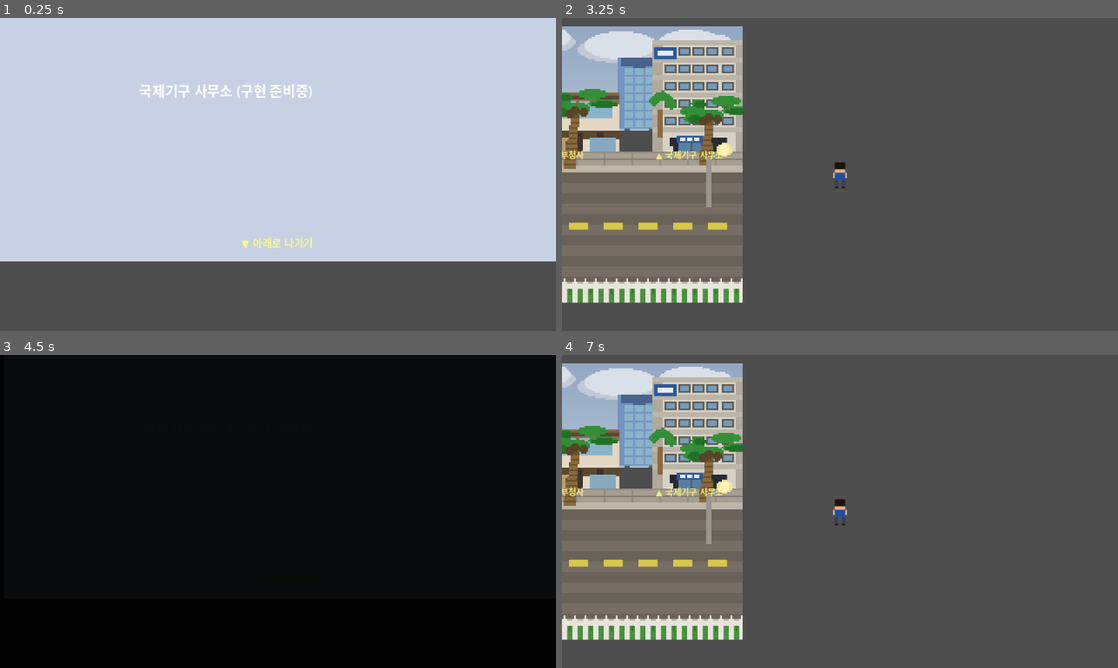
Above: before the commit, frames 1-4 (two rows, left to right).
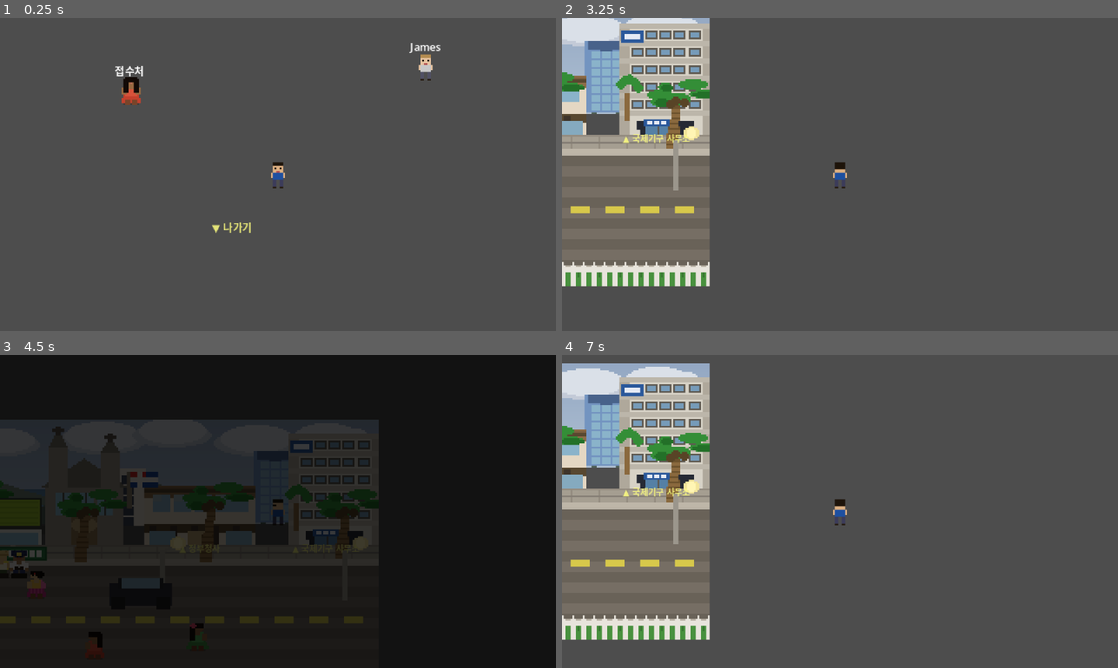
Above: after the commit, the same moments.

Repository: amnotyoung/idc-game
Game: Godot game, scene res://scenes/world/intl_org_office.tscn
Two runs of this game, one before a commit and one after it. Both use one fixed random seed, a clock stepped at 60 frames per second and the inputs below. This scene is started directly instead of the project's main scene.
Inputs:
- Up to frame 1 (0.25 s): no input
- Up to frame 2 (3.25 s): tap Enter (ui_accept) at 0.5, 0.77, 1.52, 3.02 s; hold Right (ui_right) 0.53-1.28 s; hold Down (ui_down) 1.28-2.03 s; hold Right (ui_right) 2.03-2.78 s; hold Up (ui_up) from 2.78 s (still down)
- Up to frame 3 (4.5 s): release Up (ui_up) at 3.53 s; hold Left (ui_left) from 3.53 s (still down); tap Enter (ui_accept) at 3.77 s
- Up to frame 4 (7 s): tap Enter (ui_accept) at 4.52, 6.02, 6.77 s; release Left (ui_left) at 5.03 s; hold Down (ui_down) 5.03-5.78 s; hold Right (ui_right) 5.78-6.53 s; hold Up (ui_up) from 6.53 s (still down)

The runs differ from the first frame. In frame 1, 78% of the frame differs, in the area x 0-100%, y 0-78%; in frame 2, 20%; in frame 3, 33%; in frame 4, 14%.

Commit message:
auto: update intl_org_office.tscn
Co-Authored-By: Claude Opus 4.6 (1M context) <noreply@anthropic.com>

Diff:
--- a/scenes/world/intl_org_office.tscn
+++ b/scenes/world/intl_org_office.tscn
@@ -1,51 +1,161 @@
-[gd_scene load_steps=4 format=3]
+[gd_scene load_steps=16 format=3]
 
 [ext_resource type="Script" path="res://scripts/player/player.gd" id="1"]
-[ext_resource type="PackedScene" path="res://scenes/ui/dialogue_box.tscn" id="2"]
-[ext_resource type="Script" path="res://scripts/world/building_exit.gd" id="3"]
+[ext_resource type="Script" path="res://scripts/npc/npc_base.gd" id="2"]
+[ext_resource type="PackedScene" path="res://scenes/ui/dialogue_box.tscn" id="3"]
+[ext_resource type="Script" path="res://scripts/world/building_exit.gd" id="4"]
+[ext_resource type="Texture2D" path="res://assets/sprites/tilesets/intl_org_bg.png" id="5"]
+[ext_resource type="Texture2D" path="res://assets/sprites/characters/james.png" id="6"]
+[ext_resource type="Script" path="res://scripts/world/chapter4_intl.gd" id="7"]
+[ext_resource type="Texture2D" path="res://assets/sprites/characters/player.png" id="8"]
+[ext_resource type="AudioStream" path="res://assets/music/bgm_government.wav" id="9"]
+[ext_resource type="Texture2D" path="res://assets/sprites/characters/npc_bula_woman.png" id="10"]
 
-[sub_resource type="RectangleShape2D" id="1"]
+[sub_resource type="RectangleShape2D" id="player_col"]
 size = Vector2(10, 12)
 
-; ─── 임시 씬 (구현 전) ───
+[sub_resource type="RectangleShape2D" id="james_col"]
+size = Vector2(10, 12)
+
+[sub_resource type="RectangleShape2D" id="rec_col"]
+size = Vector2(10, 12)
+
+; 상단 벽 — 통짜
+[sub_resource type="RectangleShape2D" id="wt"]
+size = Vector2(280, 10)
+
+; 하단 벽 — 좌측 (출구 구멍 전 x=0~120)
+[sub_resource type="RectangleShape2D" id="wbl"]
+size = Vector2(120, 10)
+
+; 하단 벽 — 우측 (출구 구멍 후 x=200~320)
+[sub_resource type="RectangleShape2D" id="wbr"]
+size = Vector2(120, 10)
+
+[sub_resource type="RectangleShape2D" id="wl"]
+size = Vector2(10, 160)
+
+[sub_resource type="RectangleShape2D" id="wr"]
+size = Vector2(10, 160)
+
+; ─── 루트 씬 ───
 [node name="IntlOrgOffice" type="Node2D"]
-script = ExtResource("3")
-spawn_x = 271.0
+script = ExtResource("4")
+spawn_x = 290.0
 spawn_y = 100.0
 
-[node name="Background" type="ColorRect" parent="."]
-anchor_right = 1.0
-anchor_bottom = 1.0
-size = Vector2(320, 180)
-color = Color(0.78, 0.82, 0.89, 1)
+; ─── 배경 ───
+[node name="Background" type="Sprite2D" parent="."]
+position = Vector2(160, 90)
+texture = ExtResource("5")
+texture_filter = 1
 
-[node name="Label" type="Label" parent="."]
-offset_left = 80.0
-offset_top = 75.0
-offset_right = 240.0
-offset_bottom = 90.0
-text = "국제기구 사무소 (구현 준비중)"
-theme_override_font_sizes/font_size = 8
+; ─── BGM ───
+[node name="BGM" type="AudioStreamPlayer" parent="."]
+stream = ExtResource("9")
+autoplay = true
+volume_db = -8.0
 
-[node name="ExitHint" type="Label" parent="."]
-offset_left = 80.0
-offset_top = 165.0
-offset_right = 240.0
-offset_bottom = 178.0
-text = "▼ 아래로 나가기"
+; ─── 벽 충돌체 ───
+[node name="Walls" type="Node2D" parent="."]
+
+[node name="WallTop" type="StaticBody2D" parent="Walls"]
+position = Vector2(160, 8)
+[node name="Col" type="CollisionShape2D" parent="Walls/WallTop"]
+shape = SubResource("wt")
+
+; 하단 좌측 (x=0~120, 중심 x=60)
+[node name="WallBottomLeft" type="StaticBody2D" parent="Walls"]
+position = Vector2(60, 175)
+[node name="Col" type="CollisionShape2D" parent="Walls/WallBottomLeft"]
+shape = SubResource("wbl")
+
+; 하단 우측 (x=200~320, 중심 x=260)
+[node name="WallBottomRight" type="StaticBody2D" parent="Walls"]
+position = Vector2(260, 175)
+[node name="Col" type="CollisionShape2D" parent="Walls/WallBottomRight"]
+shape = SubResource("wbr")
+
+[node name="WallLeft" type="StaticBody2D" parent="Walls"]
+position = Vector2(5, 90)
+[node name="Col" type="CollisionShape2D" parent="Walls/WallLeft"]
+shape = SubResource("wl")
+
+[node name="WallRight" type="StaticBody2D" parent="Walls"]
+position = Vector2(315, 90)
+[node name="Col" type="CollisionShape2D" parent="Walls/WallRight"]
+shape = SubResource("wr")
+
+; ─── NPC: James ───
+[node name="James" type="CharacterBody2D" parent="."]
+position = Vector2(245, 78)
+script = ExtResource("2")
+npc_id = "james"
+dialogue_id = "ch4_james_first"
+
+[node name="Sprite" type="Sprite2D" parent="James"]
+texture = ExtResource("6")
+region_enabled = true
+region_rect = Rect2(0, 0, 16, 16)
+texture_filter = 1
+
+[node name="CollisionShape2D" type="CollisionShape2D" parent="James"]
+shape = SubResource("james_col")
+
+[node name="NameTag" type="Label" parent="James"]
+offset_left = -15.0
+offset_top = -16.0
+offset_right = 15.0
+offset_bottom = -6.0
+text = "James"
 theme_override_font_sizes/font_size = 6
 horizontal_alignment = 1
+
+; ─── NPC: 접수처 ───
+[node name="Receptionist" type="CharacterBody2D" parent="."]
+position = Vector2(75, 92)
+script = ExtResource("2")
+npc_id = "receptionist_intl"
+dialogue_id = ""
+
+[node name="Sprite" type="Sprite2D" parent="Receptionist"]
+texture = ExtResource("10")
+region_enabled = true
+region_rect = Rect2(0, 0, 16, 16)
+texture_filter = 1
+
+[node name="CollisionShape2D" type="CollisionShape2D" parent="Receptionist"]
+shape = SubResource("rec_col")
+
+[node name="NameTag" type="Label" parent="Receptionist"]
+offset_left = -15.0
+offset_top = -16.0
+offset_right = 15.0
+offset_bottom = -6.0
+text = "접수처"
+theme_override_font_sizes/font_size = 6
+horizontal_alignment = 1
+
+; ─── 출구 힌트 ───
+[node name="ExitHint" type="Label" parent="."]
+position = Vector2(122, 166)
+text = "▼ 나가기"
+theme_override_font_sizes/font_size = 6
 modulate = Color(1, 1, 0.5, 0.85)
 
+; ─── 플레이어 ───
 [node name="Player" type="CharacterBody2D" parent="."]
-position = Vector2(160, 130)
+position = Vector2(160, 140)
 script = ExtResource("1")
 
 [node name="Sprite" type="Sprite2D" parent="Player"]
+texture = ExtResource("8")
+region_enabled = true
+region_rect = Rect2(0, 0, 16, 16)
 texture_filter = 1
 
 [node name="CollisionShape2D" type="CollisionShape2D" parent="Player"]
-shape = SubResource("1")
+shape = SubResource("player_col")
 
 [node name="InteractRay" type="RayCast2D" parent="Player"]
 target_position = Vector2(0, 14)
@@ -54,4 +164,9 @@
 [node name="Camera2D" type="Camera2D" parent="Player"]
 zoom = Vector2(1, 1)
 
-[node name="DialogueBox" parent="." instance=ExtResource("2")]
+; ─── 대화창 UI ───
+[node name="DialogueBox" parent="." instance=ExtResource("3")]
+
+; ─── 오프닝 트리거 ───
+[node name="OpeningTrigger" type="Node" parent="."]
+script = ExtResource("7")
